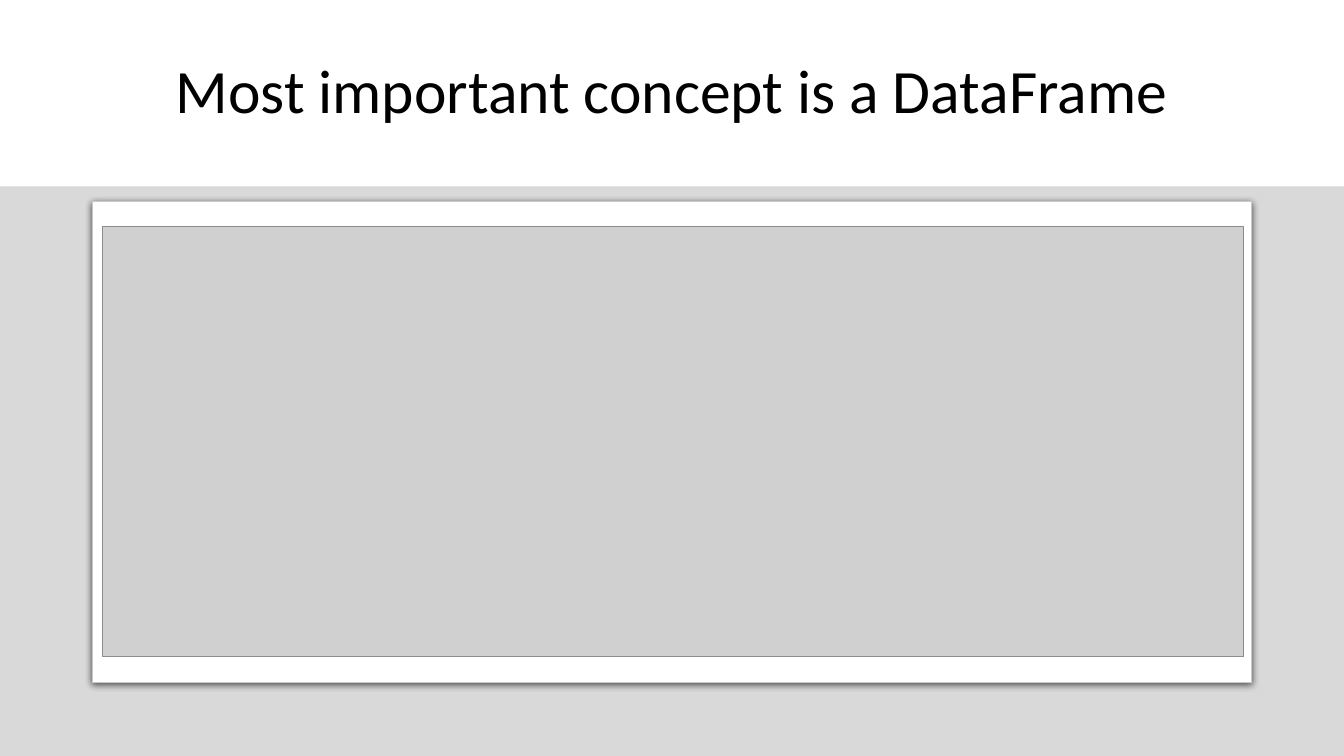
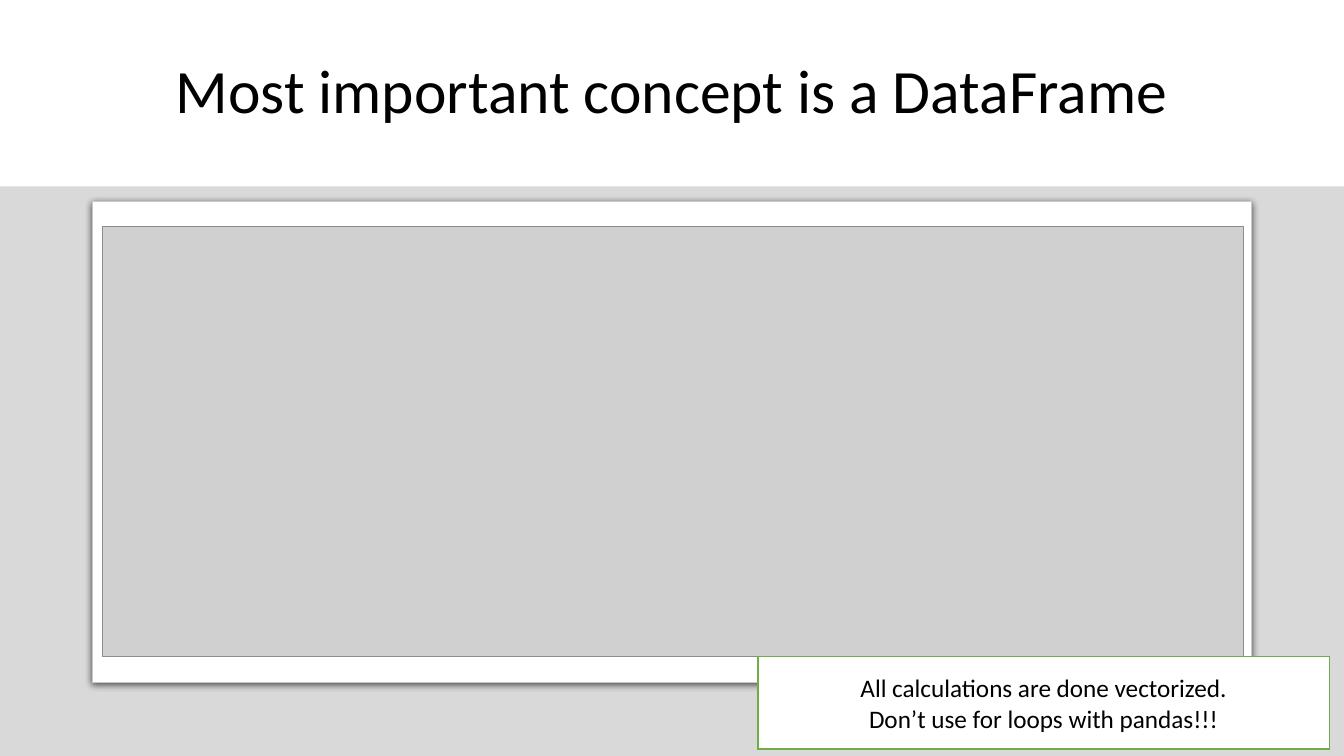
Before and after one commit to SandervandenOord/pandas_training, a slide deck: slide 16 of Pandas_Training_Slides.pptx. Drawn at 1344x756 pixels with LibreOffice and Linux fonts; fonts in the diff are those of the drawing; grey boxes stand for pictures. Boxes give left, top, right and bottom in pixels: in the first picture for what was removed or moved away, otherwise in the second. Text is boxed around its words. In the diff, an @@ line names an element or a change of style, - is before the commit and + after.

Commit message:
added vectorized explanation

```diff
--- a/Pandas_Training_Slides.pptx
+++ b/Pandas_Training_Slides.pptx
@@ rectangle added at (758,656,1330,749), fill #FFFFFF, outline #70AD47 1 pt, 18 pt, text #000000 @@
+All calculations are done vectorized.
+Don’t use for loops with pandas!!!
```
Also in this commit, not shown: 1 other slide changed.
